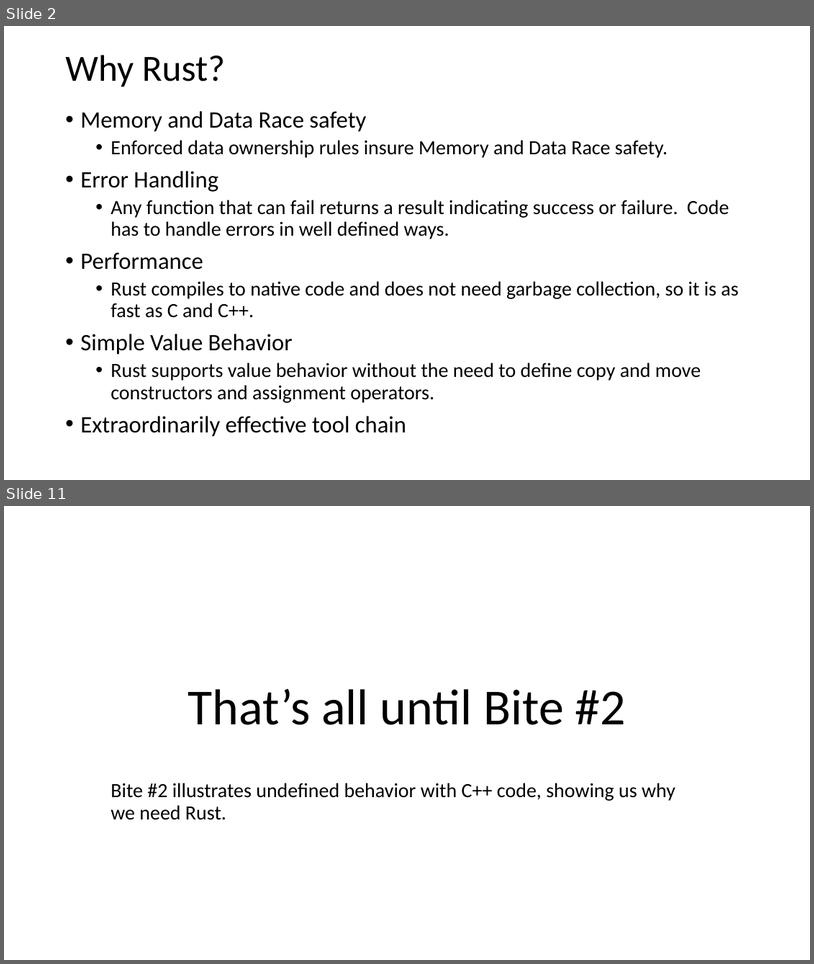
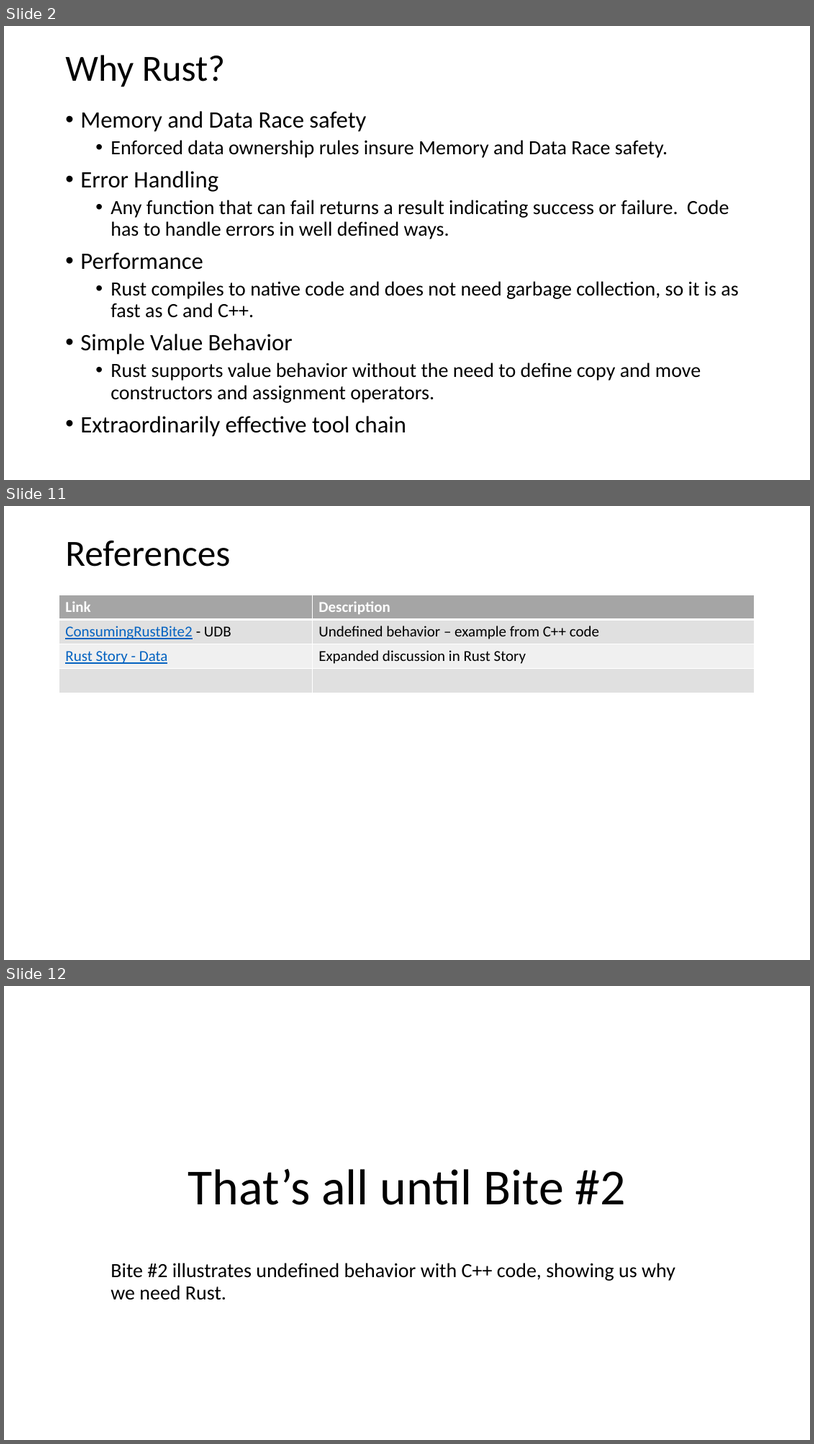
Before and after one commit to JimFawcett/JimFawcett.github.io, a slide deck: Resources/ConsumingRustBite1.pptx. Shown one above the other, each under a label of ours: slides 2 and 11 before the commit, slides 2, 11 and 12 after it; the slides between them are not shown. The pictures are 814x964 and 814x1444 pixels, drawn with LibreOffice and Linux fonts; fonts in the diff are those of the drawing. Boxes give left, top, right and bottom in pixels: in the first picture for what was removed or moved away, otherwise in the second. Text is boxed around its words. In the diff, an @@ line names an element or a change of style, - is before the commit and + after.

Commit message:
updated text in ConsumingRustBite1

```diff
--- a/Resources/ConsumingRustBite1.pptx
+++ b/Resources/ConsumingRustBite1.pptx
@@ slide 11 added at box(4, 506, 810, 960), background #FFFFFF @@
@@ title added at box(65, 540, 230, 566), 44 pt, text #000000 @@
+References
@@ table added at box(59, 595, 756, 693), 4 rows, 2 columns @@
+Link | Description
+ConsumingRustBite2 - UDB | Undefined behavior – example from C++ code
+Rust Story - Data | Expanded discussion in Rust Story
+ | 
@@ what was slide 11 is now slide 12 @@
```
Also in this commit, not shown: 8 slides changed, 2 other files.
